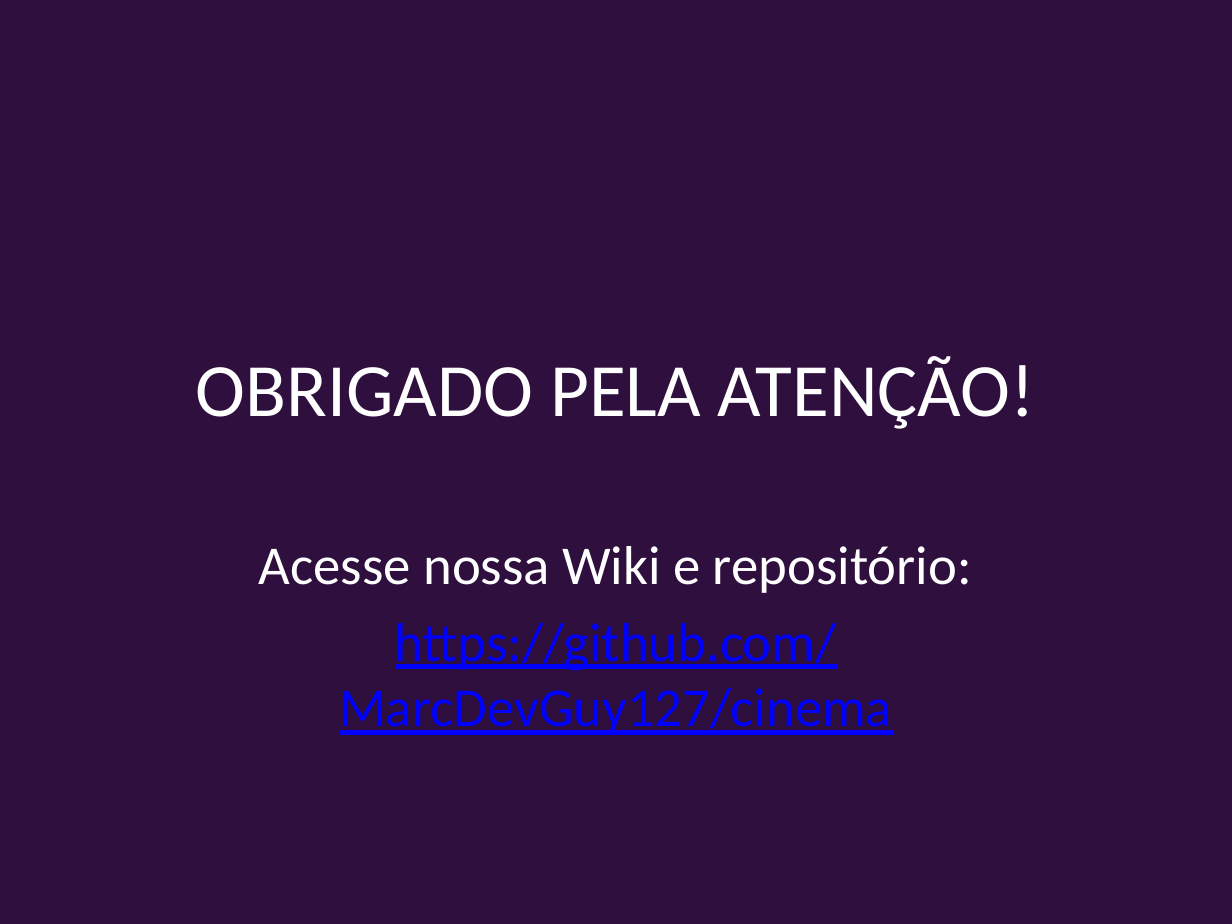
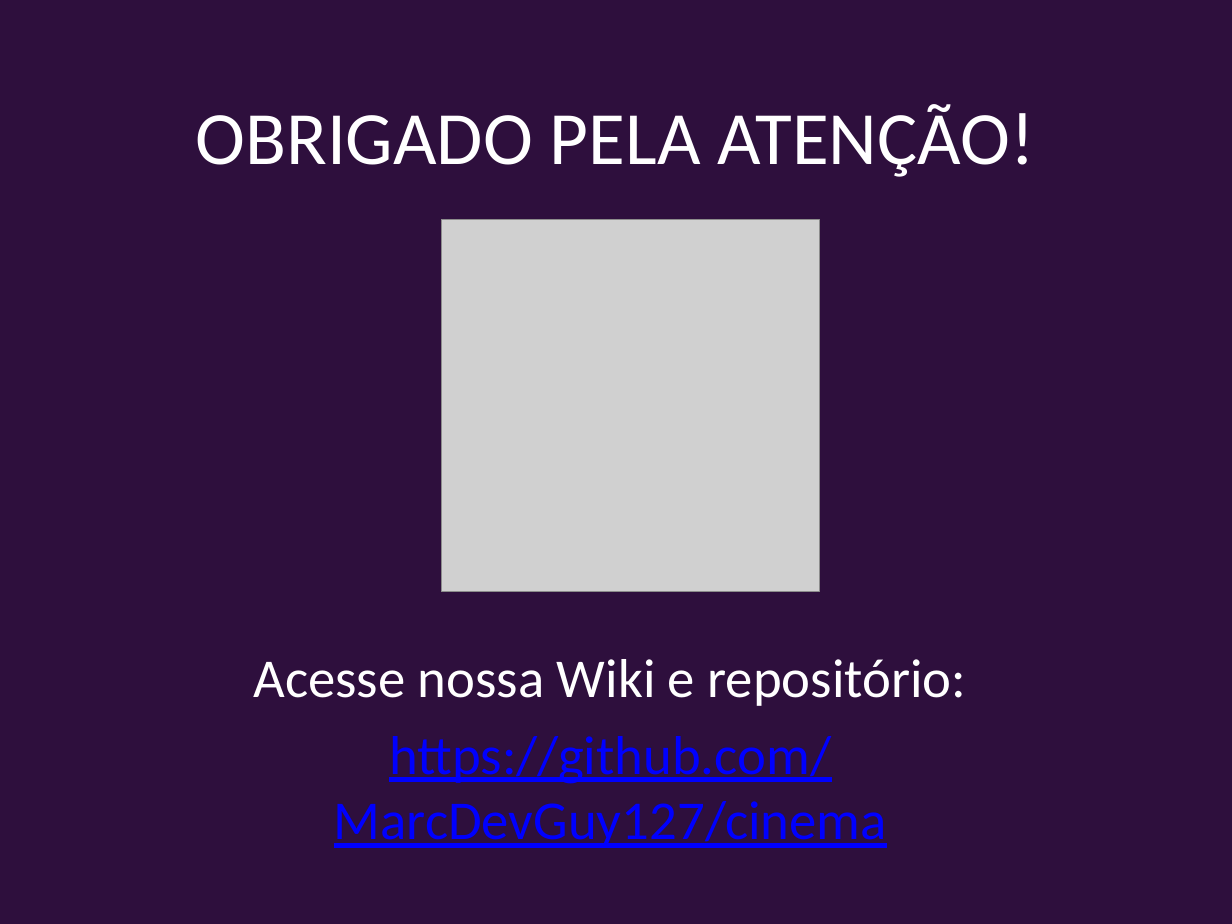
Before and after one commit to MarcDevGuy127/cinema, a slide deck: slide 12 of Slides.pptx (slide 6 before the commit). Drawn at 1232x924 pixels with LibreOffice and Linux fonts; fonts in the diff are those of the drawing; grey boxes stand for pictures. Boxes give left, top, right and bottom in pixels: in the first picture for what was removed or moved away, otherwise in the second. Text is boxed around its words. In the diff, an @@ line names an element or a change of style, - is before the commit and + after.

```diff
--- a/Slides.pptx
+++ b/Slides.pptx
@@ title "OBRIGADO PELA ATENÇÃO!": place and size @@
-title "OBRIGADO PELA ATENÇÃO!" at [196, 356, 1035, 429]
+title "OBRIGADO PELA ATENÇÃO!" at [195, 104, 1035, 177]
@@ picture added at [441, 219, 819, 591] @@
@@ subtitle "Acesse nossa Wiki e repositório:": place and size @@
-subtitle "Acesse nossa Wiki e repositório:" at [259, 546, 972, 735]
+subtitle "Acesse nossa Wiki e repositório:" at [253, 659, 967, 848]
```
Also in this commit, not shown: 1 other slide changed, 7 slides added, 1 slide removed.
